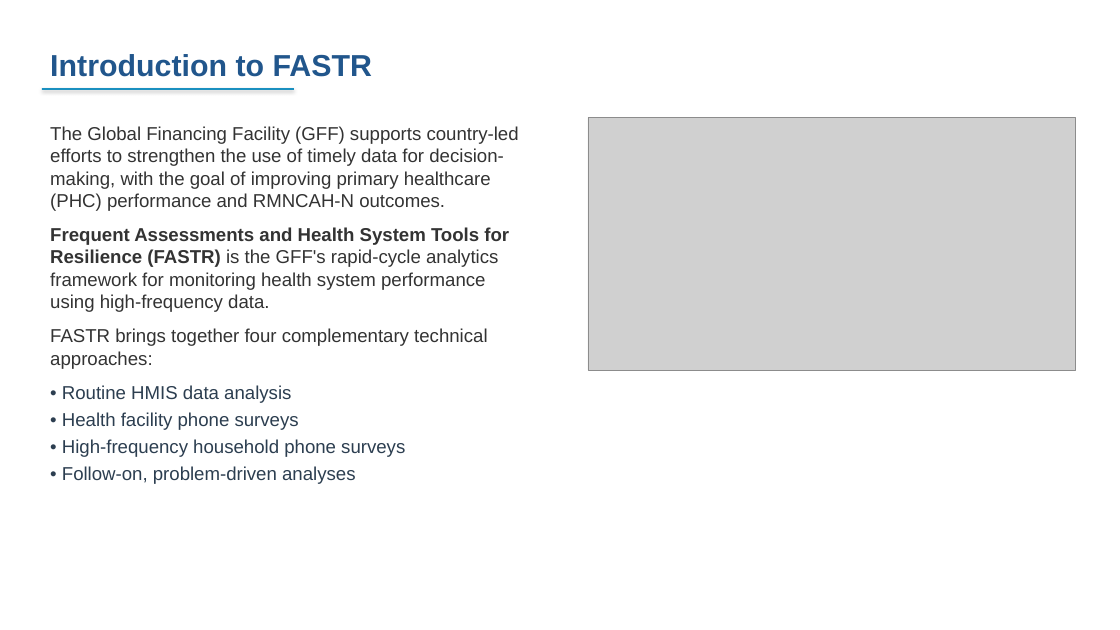
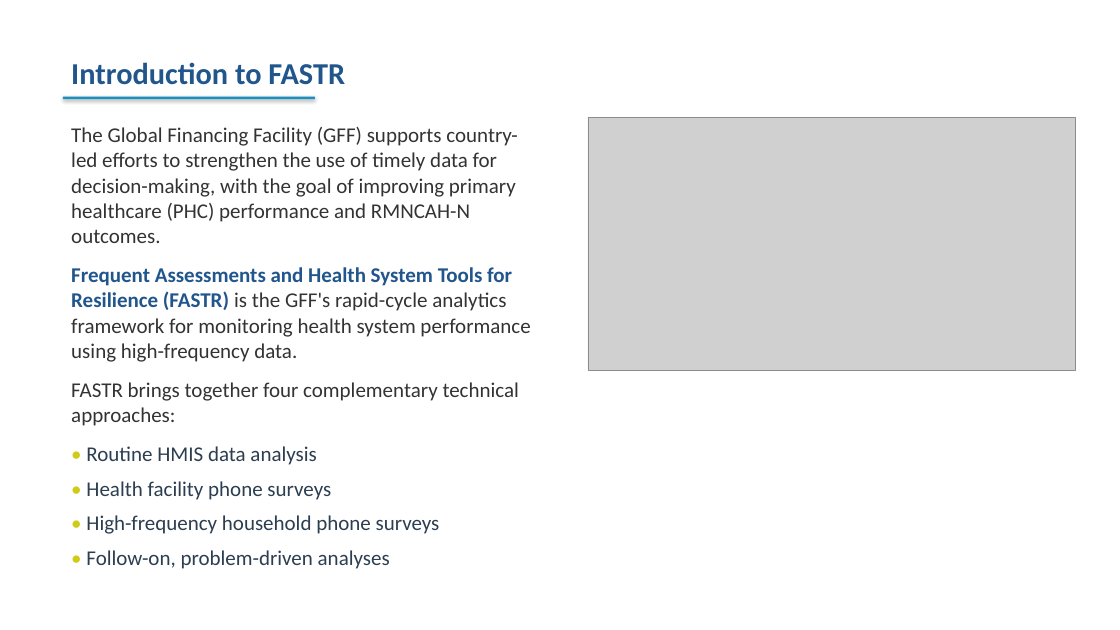
Before and after one commit to FASTR-Analytics/fastr-resource-hub, a slide deck: slide 10 of outputs/2026-zambia_deck.pptx. Drawn at 1120x630 pixels with LibreOffice and Linux fonts; fonts in the diff are those of the drawing; grey boxes stand for pictures. Boxes give left, top, right and bottom in pixels: in the first picture for what was removed or moved away, otherwise in the second. Text is boxed around its words. In the diff, an @@ line names an element or a change of style, - is before the commit and + after.

Commit message:
update to slides, tools, pptx and pdf

```diff
--- a/outputs/2026-zambia_deck.pptx
+++ b/outputs/2026-zambia_deck.pptx
@@ text "Introduction to FASTR": place and size @@
-text "Introduction to FASTR" at (50,54,372,77)
+text "Introduction to FASTR" at (71,62,345,85)
@@ text "Introduction to FASTR" at (71,62,345,85): font Arial to Calibri @@
@@ text "The Global Financing Facility (GFF) ...": place and size @@
-text "The Global Financing Facility (GFF) ..." at (50,126,519,484)
+text "The Global Financing Facility (GFF) ..." at (71,127,530,569)
@@ text "The Global Financing Facility (GFF) ..." at (71,127,530,569): size 16 to 18 pt, font Arial to Calibri; text colour #333333 to #21568C in "Frequent Assessments and Health System Tools for ..."; text colour #2C3E50 to #D0CB17 in "•", "•", "•", "•"; more space between paragraphs @@
@@ rectangle: place and size @@
-rectangle at (42,88,294,90)
+rectangle at (63,97,315,99)
```
Also in this commit, not shown: 94 other slides changed, 34 slides added, 19 slides removed, 47 other files.
